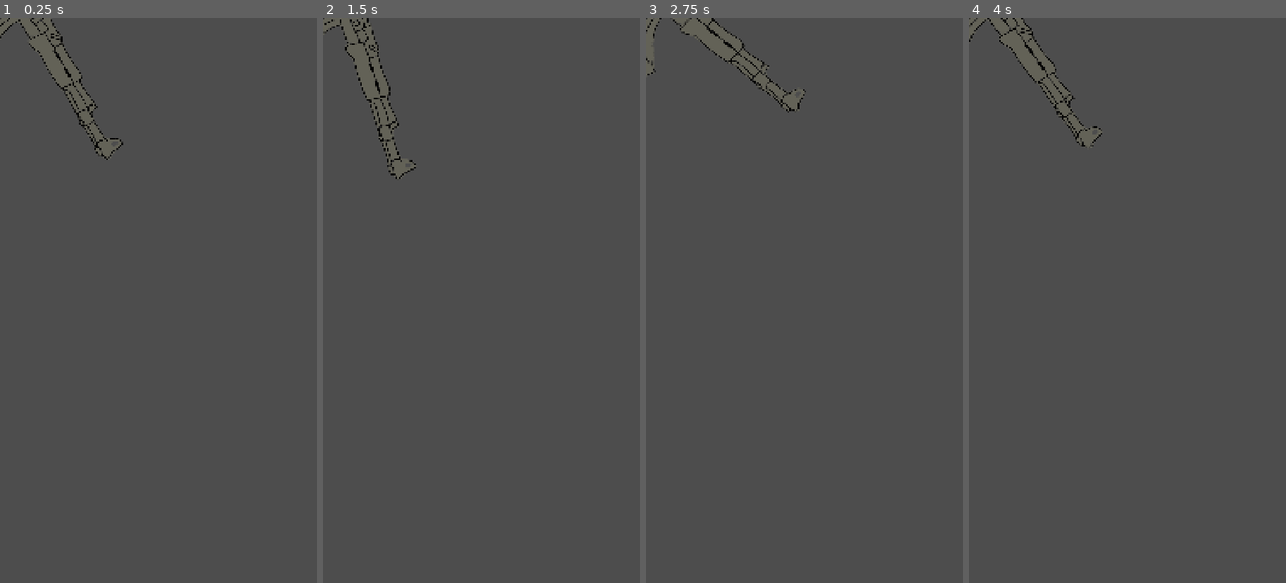
Above: before the commit, frames 1-4 (left to right).
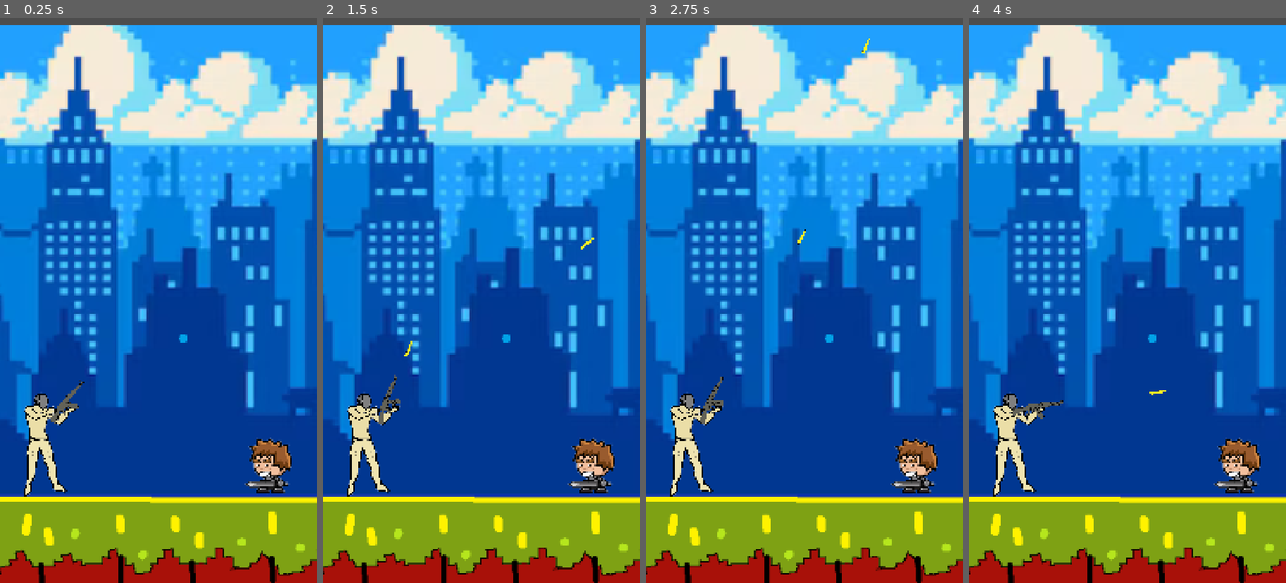
Above: after the commit, the same moments.

Repository: imdevanshrajesh/ragebait-wizardry
Game: Godot game, scene res://level1.tscn
Two runs of this game, one before a commit and one after it. Both use one fixed random seed, a clock stepped at 60 frames per second and the inputs below. Before the commit the project starts from res://gun.tscn.
Inputs (mouse positions are in pixels of both pictures, inside the frame that each line leads up to):
- Up to frame 1 (0.25 s): no input
- Up to frame 2 (1.5 s): tap Enter at 0.5 s; move the mouse to (551, 272) at 0.52 s; click (551, 272) at 0.6 s; tap Space at 1.25 s; move the mouse to (418, 328) at 1.27 s; click (418, 328) at 1.35 s
- Up to frame 3 (2.75 s): tap Enter at 2 s; move the mouse to (836, 176) at 2.02 s; click (836, 176) at 2.1 s
- Up to frame 4 (4 s): move the mouse to (1111, 413) at 2.77 s; click (1111, 413) at 2.85 s; tap Space at 3.5 s; move the mouse to (1222, 385) at 3.52 s; click (1222, 385) at 3.6 s

The runs differ from the first frame. In frame 1, 99% of the frame differs, in the area x 0-100%, y 0-100%; in frame 2, 99%; in frame 3, 99%; in frame 4, 99%.

Commit message:
added more scripts

Diff:
--- /dev/null
+++ b/bounce-back/bullet.gd
@@ -0,0 +1,21 @@
+extends CharacterBody2D
+
+@export var speed: float = 900.0
+@export var max_bounces: int = 5
+var bounces_left: int = max_bounces
+func _ready() -> void:
+	velocity = Vector2.RIGHT.rotated(rotation) * speed
+func _physics_process(delta: float) -> void:
+	var collision := move_and_collide(velocity * delta)
+	if collision:
+		var hit_object := collision.get_collider()
+		if hit_object.is_in_group("enemy"):
+			hit_object.queue_free()
+			queue_free()
+			return
+		bounces_left -= 1
+		if bounces_left < 0:
+			queue_free()
+		else:
+			velocity = velocity.bounce(collision.get_normal())
+			rotation = velocity.angle()
--- a/bounce-back/bullet.tscn
+++ b/bounce-back/bullet.tscn
@@ -1,20 +1,20 @@
 [gd_scene format=3 uid="uid://ijvanygsajej"]
 
 [ext_resource type="Texture2D" uid="uid://kubwfqk83juc" path="res://Assets/bullet.png" id="1_v7oki"]
+[ext_resource type="Script" uid="uid://d4gbvg0vf2mwd" path="res://bullet.gd" id="1_v8qja"]
 
 [sub_resource type="RectangleShape2D" id="RectangleShape2D_p1rdq"]
 size = Vector2(177.41931, 1000.00073)
 
 [node name="Bullet" type="CharacterBody2D" unique_id=1868273654]
+script = ExtResource("1_v8qja")
+
+[node name="CollisionShape2D" type="CollisionShape2D" parent="." unique_id=1361227941]
+rotation = 1.5707964
+scale = Vector2(0.062, 0.062)
+shape = SubResource("RectangleShape2D_p1rdq")
 
 [node name="Sprite2D" type="Sprite2D" parent="." unique_id=1915252840]
-position = Vector2(197, 3.637979e-12)
 rotation = 1.5707964
 scale = Vector2(0.062, 0.062)
 texture = ExtResource("1_v7oki")
-
-[node name="CollisionShape2D" type="CollisionShape2D" parent="." unique_id=1361227941]
-position = Vector2(196.99998, 0.49999976)
-rotation = 1.5707964
-scale = Vector2(0.062, 0.062)
-shape = SubResource("RectangleShape2D_p1rdq")
--- a/bounce-back/gun.gd
+++ /dev/null
@@ -1,6 +0,0 @@
-extends Sprite2D
-
-@onready var marker_2d: Marker2D = $Marker2D
-
-func _process(delta: float) -> void:
-	look_at(get_global_mouse_position())
--- a/bounce-back/gun.tscn
+++ b/bounce-back/gun.tscn
@@ -1,11 +1,18 @@
 [gd_scene format=3 uid="uid://bud003tlrjm48"]
 
 [ext_resource type="Texture2D" uid="uid://c7pyde101nbak" path="res://Assets/ak47-2.png" id="1_dk5gl"]
-[ext_resource type="Script" uid="uid://c8w0shbegjetg" path="res://gun.gd" id="2_kw0bs"]
+
+[sub_resource type="GDScript" id="GDScript_vk1bi"]
+script/source = "extends Sprite2D
+
+@onready var marker_2d: Marker2D = $Marker2D
+
+func _process(delta: float) -> void:
+	look_at(get_global_mouse_position())"
 
 [node name="Gun" type="Sprite2D" unique_id=514129556]
 texture = ExtResource("1_dk5gl")
-script = ExtResource("2_kw0bs")
+script = SubResource("GDScript_vk1bi")
 
 [node name="Marker2D" type="Marker2D" parent="." unique_id=191039824]
 position = Vector2(-536, -23)
--- a/bounce-back/level1.tscn
+++ b/bounce-back/level1.tscn
@@ -1,12 +1,21 @@
 [gd_scene format=3 uid="uid://baxpmyndny1rr"]
 
-[ext_resource type="Script" uid="uid://e4jxp3a8xexu" path="res://level_1.gd" id="1_v8kj3"]
 [ext_resource type="Texture2D" uid="uid://cgrwdn8m1wsvr" path="res://Bgs/bg.png" id="1_v38iq"]
 [ext_resource type="PackedScene" uid="uid://b2ujtvgm0slhk" path="res://player.tscn" id="3_ootpb"]
 [ext_resource type="PackedScene" uid="uid://cpoaij2cyvhs5" path="res://enemy.tscn" id="4_i2041"]
 
+[sub_resource type="GDScript" id="GDScript_ootpb"]
+script/source = "extends Node2D
+
+@onready var enemies_folder: Node2D = $Enemies
+@onready var ui: CanvasLayer = $UI
+func _process(_delta: float) -> void:
+	if enemies_folder.get_child_count() == 0:
+		ui.visible = true
+"
+
 [node name="Level1" type="Node2D" unique_id=832187486]
-script = ExtResource("1_v8kj3")
+script = SubResource("GDScript_ootpb")
 
 [node name="Background" type="Sprite2D" parent="." unique_id=920446133]
 position = Vector2(475.99988, 1021)
--- a/bounce-back/level_1.gd
+++ /dev/null
@@ -1 +0,0 @@
-extends Node2D
--- /dev/null
+++ b/bounce-back/level_1.tscn
@@ -0,0 +1,42 @@
+[gd_scene format=3 uid="uid://du3jcmma6n85t"]
+
+[ext_resource type="Texture2D" uid="uid://cgrwdn8m1wsvr" path="res://Bgs/bg.png" id="1_hn12h"]
+[ext_resource type="PackedScene" uid="uid://cpoaij2cyvhs5" path="res://enemy.tscn" id="2_ihfcg"]
+[ext_resource type="PackedScene" uid="uid://b2ujtvgm0slhk" path="res://player.tscn" id="3_rka8t"]
+
+[sub_resource type="GDScript" id="GDScript_ootpb"]
+script/source = "extends Node2D
+
+@onready var enemies_folder: Node2D = $Enemies
+@onready var ui: CanvasLayer = $UI
+func _process(_delta: float) -> void:
+	if enemies_folder.get_child_count() == 0:
+		ui.visible = true
+"
+
+[node name="Level1" type="Node2D" unique_id=832187486]
+script = SubResource("GDScript_ootpb")
+
+[node name="Background" type="Sprite2D" parent="." unique_id=920446133]
+position = Vector2(475.99988, 1021)
+scale = Vector2(3.6751392, 3.675139)
+texture = ExtResource("1_hn12h")
+
+[node name="Enemies" type="Node2D" parent="." unique_id=2113964160]
+
+[node name="Enemy" parent="Enemies" unique_id=544123933 instance=ExtResource("2_ihfcg")]
+position = Vector2(2053, 812.00006)
+scale = Vector2(-3.663525, 3.4164739)
+
+[node name="UI" type="CanvasLayer" parent="." unique_id=573386668]
+visible = false
+
+[node name="Label" type="Label" parent="UI" unique_id=1080015511]
+offset_left = -1.0
+offset_right = 39.0
+offset_bottom = 23.0
+text = "WIN"
+
+[node name="Player" parent="." unique_id=939501367 instance=ExtResource("3_rka8t")]
+position = Vector2(11.000001, 1088)
+scale = Vector2(1.2435384, 1.2170053)
--- /dev/null
+++ b/bounce-back/player.gd
@@ -0,0 +1,19 @@
+extends Node2D
+
+const BULLET_SCENE := preload("res://bullet.tscn")
+
+@onready var gun_pivot: Node2D = $StaticBody2D/GunPivot
+@onready var fire_point: Marker2D = $StaticBody2D/GunPivot/GunSprite/FirePoint
+func _process(_delta: float) -> void:
+	gun_pivot.look_at(get_global_mouse_position())
+	if get_global_mouse_position().x < gun_pivot.global_position.x:
+		gun_pivot.scale.y = -abs(gun_pivot.scale.y)
+	else:
+		gun_pivot.scale.y = abs(gun_pivot.scale.y)
+	if Input.is_action_just_pressed("shoot"):
+		shoot()
+func shoot() -> void:
+	var bullet := BULLET_SCENE.instantiate()
+	bullet.global_position = fire_point.global_position
+	bullet.global_rotation = gun_pivot.global_rotation
+	get_tree().current_scene.add_child(bullet)
--- a/bounce-back/player.tscn
+++ b/bounce-back/player.tscn
@@ -1,18 +1,14 @@
 [gd_scene format=3 uid="uid://b2ujtvgm0slhk"]
 
+[ext_resource type="Script" uid="uid://b34v3wcjf4g00" path="res://player.gd" id="1_i3pqv"]
 [ext_resource type="Texture2D" uid="uid://cc6b8wv5gsuag" path="res://Characters/player Background Removed.png" id="1_onrkg"]
 [ext_resource type="Texture2D" uid="uid://c7pyde101nbak" path="res://Assets/ak47-2.png" id="2_i3pqv"]
-
-[sub_resource type="GDScript" id="GDScript_onrkg"]
-script/source = "extends CharacterBody2D
-@export var bullet_speed = 800
-"
 
 [sub_resource type="RectangleShape2D" id="RectangleShape2D_p1rdq"]
 size = Vector2(189, 294.77484)
 
 [node name="Player" type="Node2D" unique_id=939501367]
-script = SubResource("GDScript_onrkg")
+script = ExtResource("1_i3pqv")
 
 [node name="StaticBody2D" type="StaticBody2D" parent="." unique_id=1591824512 groups=["player"]]
 
@@ -25,6 +21,7 @@
 position = Vector2(144, 280.99997)
 scale = Vector2(0.9165049, 1.0741706)
 shape = SubResource("RectangleShape2D_p1rdq")
+disabled = true
 
 [node name="GunPivot" type="Node2D" parent="StaticBody2D" unique_id=1708626220]
 position = Vector2(157.00002, 192.00002)
--- a/bounce-back/project.godot
+++ b/bounce-back/project.godot
@@ -11,7 +11,7 @@
 [application]
 
 config/name="BounceBack"
-run/main_scene="uid://bud003tlrjm48"
+run/main_scene="uid://baxpmyndny1rr"
 config/features=PackedStringArray("4.7", "GL Compatibility")
 config/icon="res://icon.svg"
 
Not shown, added: bounce-back/bullet.gd.uid
Not shown, removed: bounce-back/gun.gd.uid
Not shown, removed: bounce-back/level_1.gd.uid
Not shown, added: bounce-back/player.gd.uid
